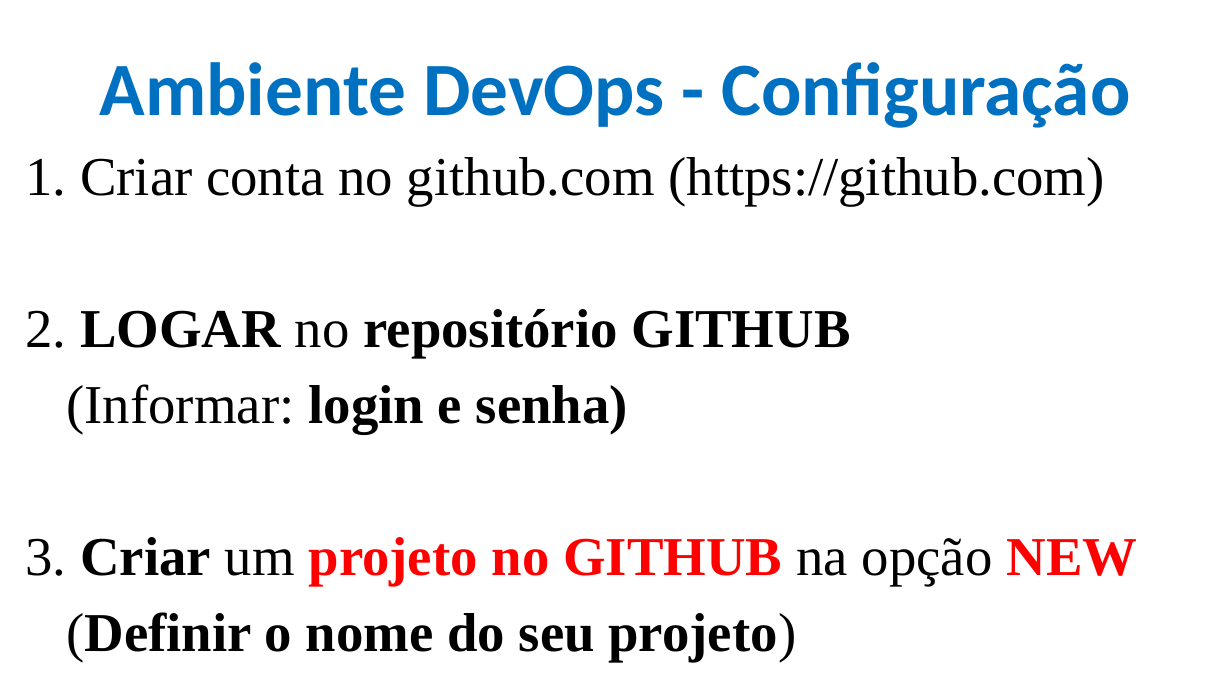
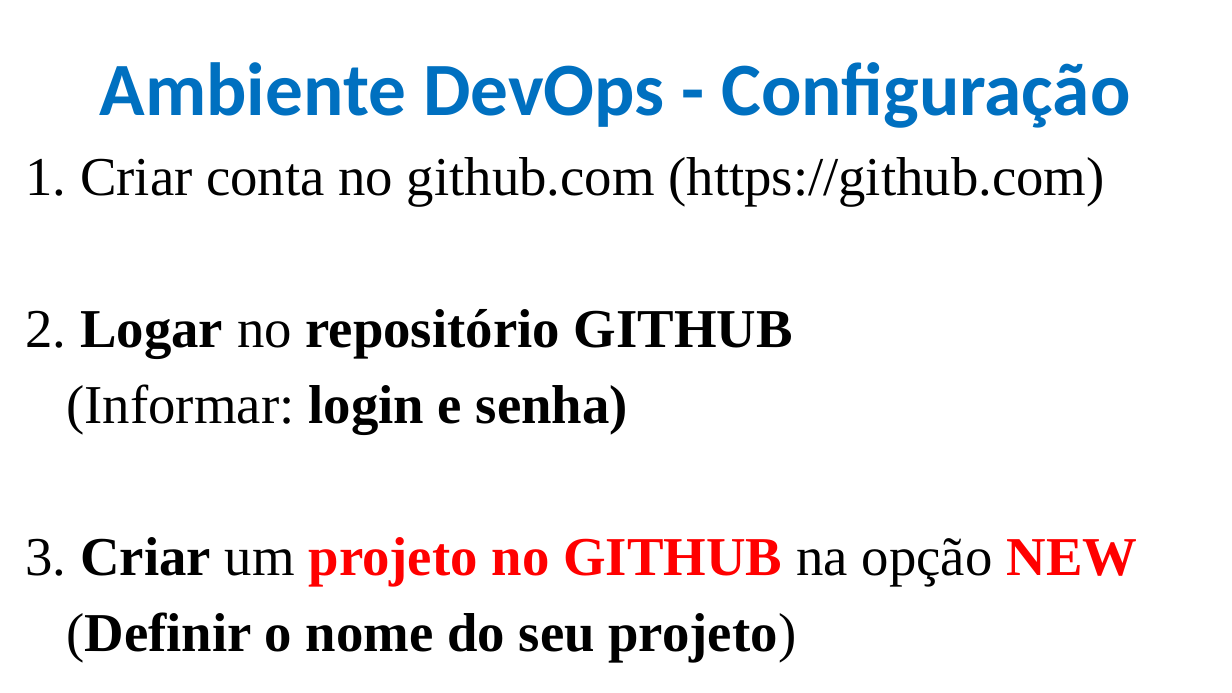
Before and after one commit to CloudEducationBrazil/WydenDesenvolvimentoWebPHP, a slide deck: slide 6 of 01 Classes/Aula 02, 03, 04 Desenvolvimento Web Caracterização - HTML.pptx. Drawn at 1232x693 pixels with LibreOffice and Linux fonts; fonts in the diff are those of the drawing; background and template pictures are left out. Boxes give left, top, right and bottom in pixels: in the first picture for what was removed or moved away, otherwise in the second. Text is boxed around its words. In the diff, an @@ line names an element or a change of style, - is before the commit and + after.

```diff
--- a/01 Classes/Aula 02, 03, 04 Desenvolvimento Web Caracterização - HTML.pptx
+++ b/01 Classes/Aula 02, 03, 04 Desenvolvimento Web Caracterização - HTML.pptx
@@ text at (25,309,793,358): text changed @@
-2. LOGAR no repositório GITHUB
+2. Logar no repositório GITHUB
```
Also in this commit, not shown: 1 other slide changed.
